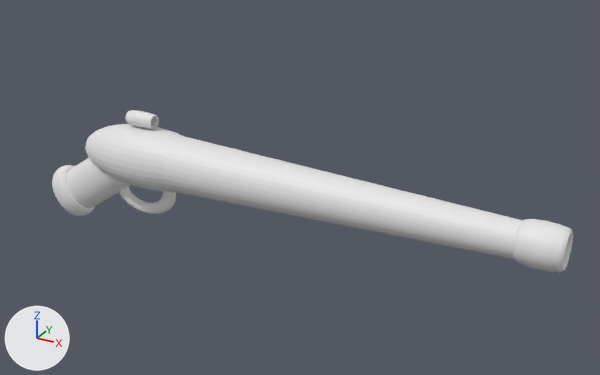
The Blender file Assets/prefabs/Game Models/Rifle.blend, before and after one commit.
Camera for both pictures: a 50 mm lens placed at (2.01, -3.87, 1.96), pointed at (-0.21, 0.16, -0.06). Every picture has the same lights, and +X, +Y and +Z are marked at lower left.

Script lines for the objects in view, before the commit:
```python
ob_cylinder = bpy.data.objects.new('Cylinder', me_cylinder)
ob_cylinder.location = (0.206, 0.0, 0.0)
ob_cylinder.rotation_euler = (0.0, 1.571, 0.0)  # degrees (0, 90, 0)
ob_cylinder.scale = (0.1, 0.1, 1.0)
ob_cylinder_001 = bpy.data.objects.new('Cylinder.001', me_cylinder_001)
ob_cylinder_001.location = (-1.604, 0.0, -0.193)
ob_cylinder_001.rotation_euler = (0.0, 0.986, 0.0)  # degrees (0, 56, 0)
ob_cylinder_001.scale = (0.15, 0.1, 0.3)
ob_sphere = bpy.data.objects.new('Sphere', me_sphere)
ob_sphere.location = (-1.221, 0.0, 0.0)
ob_sphere.scale = (0.5, 0.2, 0.2)
ob_torus = bpy.data.objects.new('Torus', me_torus)
ob_torus.location = (-1.25, 0.0, 0.25)
ob_torus.rotation_euler = (0.0, 1.571, 0.0)  # degrees (0, 90, 0)
ob_torus.scale = (0.04, 0.04, 0.4)
ob_torus_002 = bpy.data.objects.new('Torus.002', me_torus_002)
ob_torus_002.location = (-1.902, 0.0, -0.378)
ob_torus_002.rotation_euler = (0.0, 0.986, 0.0)  # degrees (0, 56, 0)
ob_torus_002.scale = (0.15, 0.1, 0.3)
ob_torus_003 = bpy.data.objects.new('Torus.003', me_torus_003)
ob_torus_003.location = (-1.274, 0.0, -0.215)
ob_torus_003.rotation_euler = (1.571, 0.0, 0.0)  # degrees (90, 0, 0)
ob_torus_003.scale = (0.2, 0.15, 0.1)
# also in view: 'Torus.001' at (1.28, 0.0, 0.0)
```
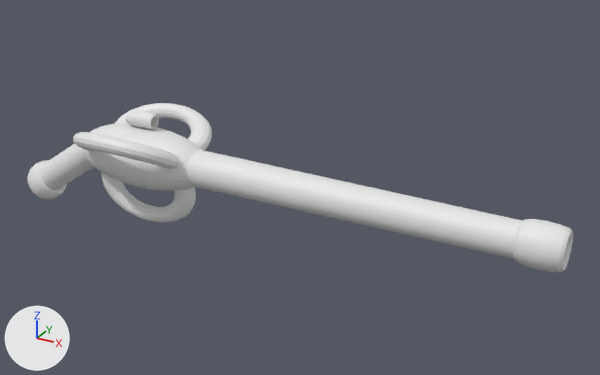
The change, as a list of edits to the scene's bpy script:
```text
Change me_cylinder:
    where me_cylinder.from_pydata(...)  # 64 vertices, 34 faces; spans x -1.77..1.77, y -1.77..1.77, z -1.19..1.0
    used by ob_cylinder; location = (0.206, 0.0, 0.0); rotation_euler = (0.0, 1.571, 0.0), in degrees (0, 90, 0); scale = (0.1, 0.1, 1.0)
    me_cylinder part 1: all 32 vertices in x -1.77..1.77, y -1.77..1.77, z -1.19 are scaled about their middle by (0.653, 0.653, 1), then moved by (0.0, 0.0, 0.14)
Change ob_sphere:
    ob_sphere.location: (-1.221, 0.0, 0.0) -> (-1.25, 0.0, 0.0)
Change ob_cylinder_001:
    ob_cylinder_001.location: (-1.604, 0.0, -0.193) -> (-1.908, 0.0, -0.18)
    ob_cylinder_001.scale: (0.15, 0.1, 0.3) -> (0.1, 0.1, 0.3)
Change ob_torus_002:
    ob_torus_002.location: (-1.902, 0.0, -0.378) -> (-2.148, 0.0, -0.347)
    ob_torus_002.scale: (0.15, 0.1, 0.3) -> (0.11, 0.1, 0.3)
Change ob_torus_003:
    ob_torus_003.location: (-1.274, 0.0, -0.215) -> (-1.25, 0.0, -0.2)
    ob_torus_003.scale: (0.2, 0.15, 0.1) -> (0.3, 0.2, 0.2)
Add ob_torus_005:
    ob_torus_005 = bpy.data.objects.new('Torus.005', me_torus_003.copy())  # the mesh of ob_torus_003
    ob_torus_005.location = (-1.25, 0.173, 0.1)
    ob_torus_005.rotation_euler = (-2.618, 0.0, 0.0)  # degrees (-150, 0, 0)
    ob_torus_005.scale = (0.3, 0.2, 0.2)
Add ob_torus_004:
    ob_torus_004 = bpy.data.objects.new('Torus.004', me_torus_003.copy())  # the mesh of ob_torus_003
    ob_torus_004.location = (-1.25, -0.173, 0.1)
    ob_torus_004.rotation_euler = (-0.524, 0.0, 0.0)  # degrees (-30, 0, 0)
    ob_torus_004.scale = (0.3, 0.2, 0.2)
```

Where the change shows, as pixel boxes (x1, y1, x2, y2) in the pictures (600 x 375 px):
'Cylinder', reshaped (7% narrower, 11% shorter)
    before: (162, 136, 522, 259)
    after: (186, 150, 522, 259)
'Sphere', moved
    before: (85, 124, 183, 192)
    after: (83, 123, 202, 191)
'Cylinder.001', moved, rescaled
    before: (66, 158, 131, 208)
    after: (40, 144, 94, 189)
'Torus.003', moved, rescaled
    before: (119, 187, 176, 214)
    after: (101, 172, 196, 222)
'Torus.004', added
    after: (73, 132, 180, 169)
'Torus.005', added
    after: (115, 103, 212, 151)
'Torus.002', moved, rescaled (7% narrower, 23% shorter)
    before: (52, 165, 95, 216)
    after: (27, 160, 67, 199)
